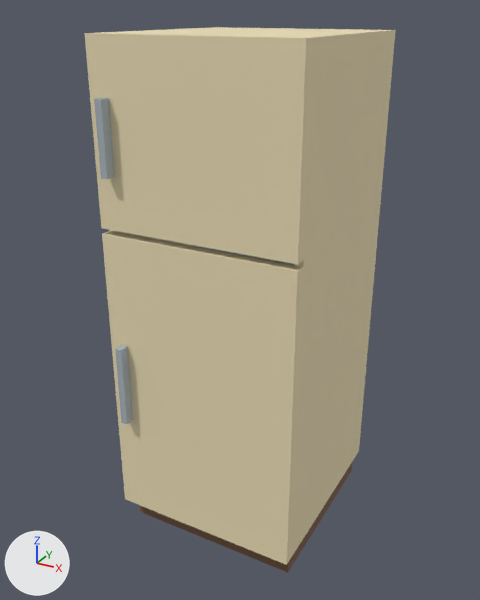
One commit to the glTF model site/models/GI_Fridge_Retro_01.glb: the scene before it, then after it.
Camera for both pictures: a 50 mm lens placed at (1.05, -1.999, 1.867), pointed at (-0.017, -0.058, 0.897). The axes (+X, +Y, +Z) are drawn at lower left. The lights are the same throughout. The older version comes first. Where no turn or scale is listed for an object, it has been applied to the vertices. Vertices at exactly the same position are counted once.

Names of what the first picture shows: 'Door', 'DoorFreezer', 'GI_Fridge_Retro_01'.
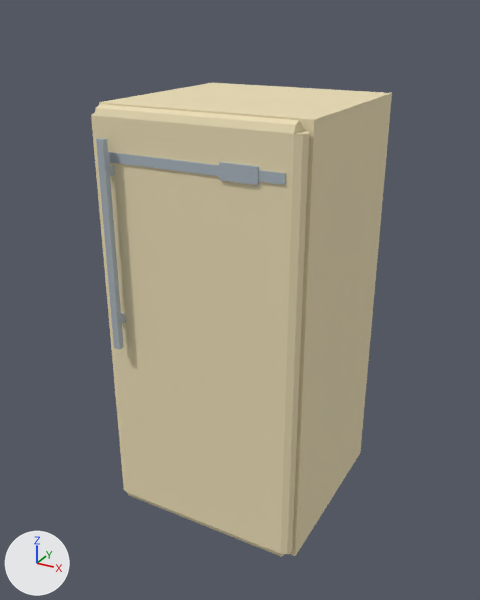
Where the change shows, as pixel boxes (x1, y1, x2, y2) in the pictures (480 x 600 px):
'Door', reshaped, moved (8% wider, 36% taller): before (102, 231, 303, 565); after (91, 104, 309, 557)
'DoorFreezer', deleted (beige): before (84, 33, 313, 265)
'GI_Fridge_Retro_01', reshaped (13% shorter): before (101, 27, 396, 573); after (99, 83, 392, 556)
part 1 of me_gi_fridge_retro_01, rebuilt (11% shorter): before (101, 27, 396, 556); after (99, 83, 392, 556)
part 2 of me_gi_fridge_retro_01, deleted: before (139, 463, 352, 573)
part 3 of me_door, added: after (121, 313, 126, 324)
part 4 of me_door, added: after (96, 138, 124, 349)
part 5 of me_door, added: after (108, 152, 286, 185)
part 6 of me_door, added: after (219, 162, 259, 185)
part 7 of me_door, rebuilt (8% wider, 36% taller): before (102, 231, 303, 565); after (91, 104, 309, 557)
part 8 of me_door, deleted: before (115, 345, 133, 424)

The edits, one by one:
me_gi_fridge_retro_01 is used by ob_gi_fridge_retro_01; location (0.0, 0.0, 0.0).
me_gi_fridge_retro_01 had 80 vertices, 132 faces and spanned x -0.35..0.35, y -0.35..0.35, z 0.0..1.8.
me_gi_fridge_retro_01 now has 122 vertices, 200 faces and spans x -0.36..0.36, y -0.34..0.34, z 0.0..1.6.
me_gi_fridge_retro_01 part 1: the loose piece of 32 vertices spanning x -0.35..0.35, y -0.35..0.35, z 0.1..1.8 is rebuilt with 20 vertices and now spans x -0.36..0.36, y -0.34..0.34, z 0.1..1.6.
me_gi_fridge_retro_01 part 2: 8 vertices removed from x -0.33..0.33, y -0.33..0.33, z 0.0..0.1.
Other edits to the shape of me_gi_fridge_retro_01 do not show in these pictures.
me_door is used by ob_door; location (0.35, -0.37, 0.645).
me_door had 16 vertices, 24 faces and spanned x -0.7..0.0, y -0.058..0.02, z -0.545..0.545.
me_door now has 96 vertices, 184 faces and spans x -0.69..0.03, y -0.075..0.03, z -0.74..0.74.
me_door part 3: a new loose piece, a box spanning x -0.62..-0.6, y -0.06..-0.03, z 0.035..0.065, in mat_globalpalette (picture img_globalpalette).
me_door part 4: a new loose piece, a box spanning x -0.623..-0.598, y -0.075..-0.055, z -0.05..0.65, in mat_globalpalette (picture img_globalpalette).
me_door part 5: a new loose piece, a box spanning x -0.64..-0.02, y -0.035..-0.029, z 0.575..0.605, in mat_globalpalette (picture img_globalpalette).
me_door part 6: a new loose piece, a box spanning x -0.22..-0.1, y -0.038..-0.03, z 0.565..0.615, in mat_globalpalette (picture img_globalpalette).
me_door part 7: the loose piece of 8 vertices spanning x -0.7..0.0, y -0.02..0.02, z -0.545..0.545 is rebuilt with 56 vertices and now spans x -0.69..0.03, y -0.03..0.03, z -0.74..0.74.
me_door part 8: the loose piece of 8 vertices spanning x -0.652..-0.627, y -0.058..-0.022, z -0.15..0.15 is deleted.
Other edits to the shape of me_door do not show in these pictures.
Object 'Door' (ob_door) moves from (0.35, -0.37, 0.645) to (0.33, -0.37, 0.86).
Object 'DoorFreezer' (ob_doorfreezer) is deleted.
